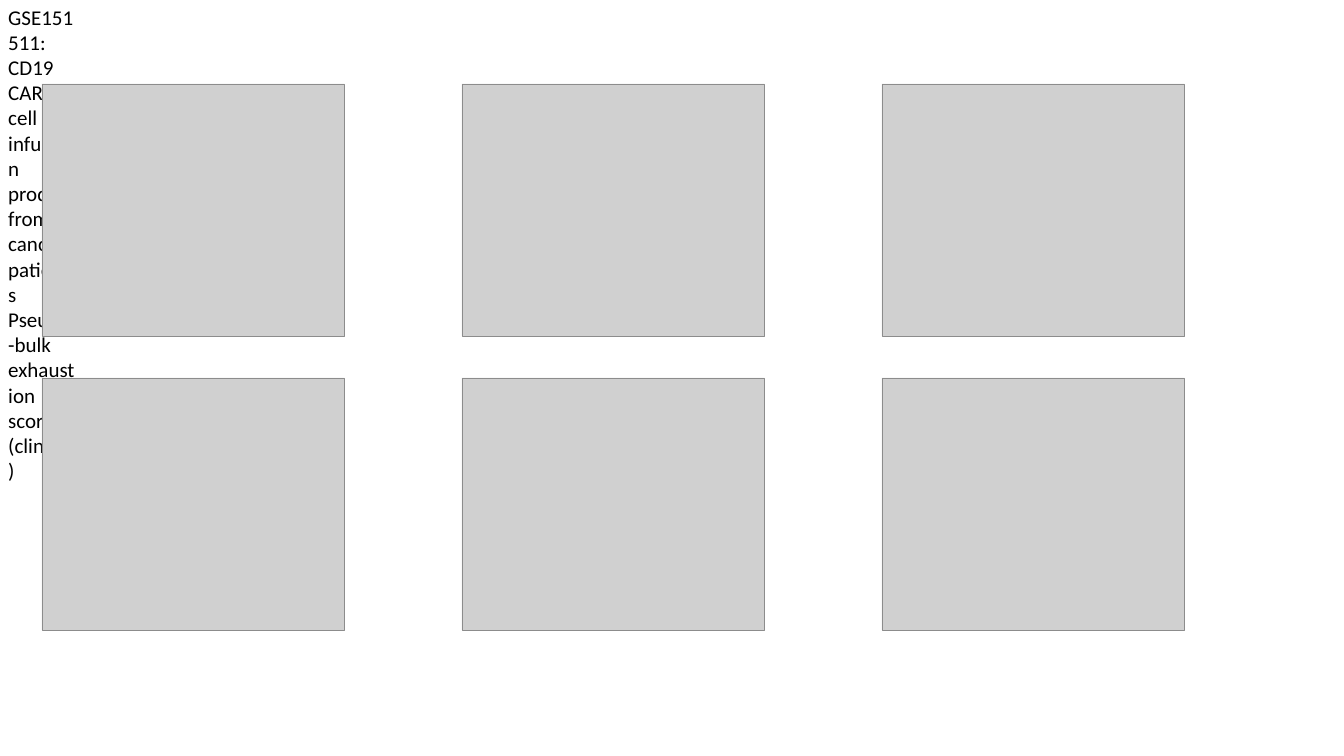
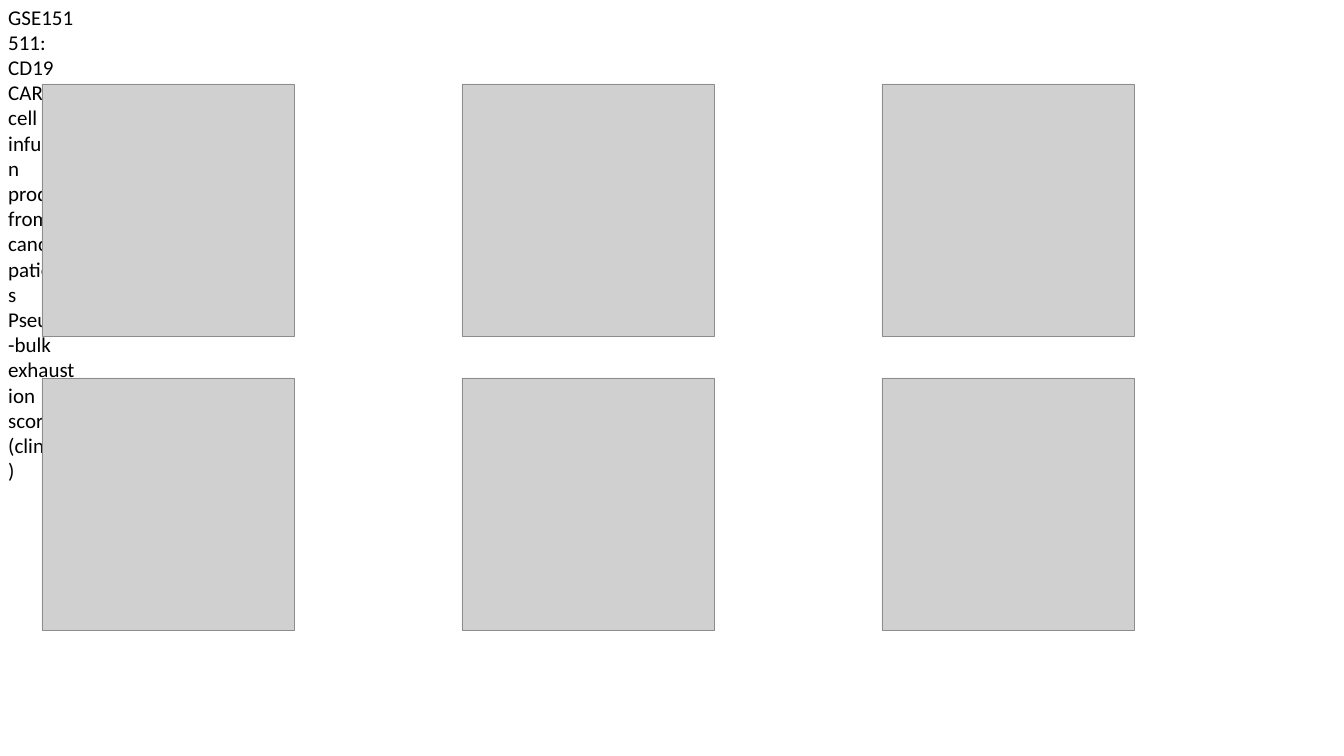
Before and after one commit to vandontduong/CARTEx, a slide deck: slide 5 of experiments/GSE151511/GSE151511_results.pptx. Drawn at 1344x756 pixels with LibreOffice and Linux fonts; fonts in the diff are those of the drawing; grey boxes stand for pictures. Boxes give left, top, right and bottom in pixels: in the first picture for what was removed or moved away, otherwise in the second. Text is boxed around its words. In the diff, an @@ line names an element or a change of style, - is before the commit and + after.

```diff
--- a/experiments/GSE151511/GSE151511_results.pptx
+++ b/experiments/GSE151511/GSE151511_results.pptx
@@ picture: place and size @@
-picture at (42,84,344,336)
+picture at (42,84,294,336)
@@ picture: place and size @@
-picture at (462,84,764,336)
+picture at (462,84,714,336)
@@ picture: place and size @@
-picture at (882,84,1184,336)
+picture at (882,84,1134,336)
@@ picture: place and size @@
-picture at (42,378,344,630)
+picture at (42,378,294,630)
@@ picture: place and size @@
-picture at (462,378,764,630)
+picture at (462,378,714,630)
@@ picture: place and size @@
-picture at (882,378,1184,630)
+picture at (882,378,1134,630)
```
Also in this commit, not shown: 4 other slides changed, 1 slide added, 2 other files.
